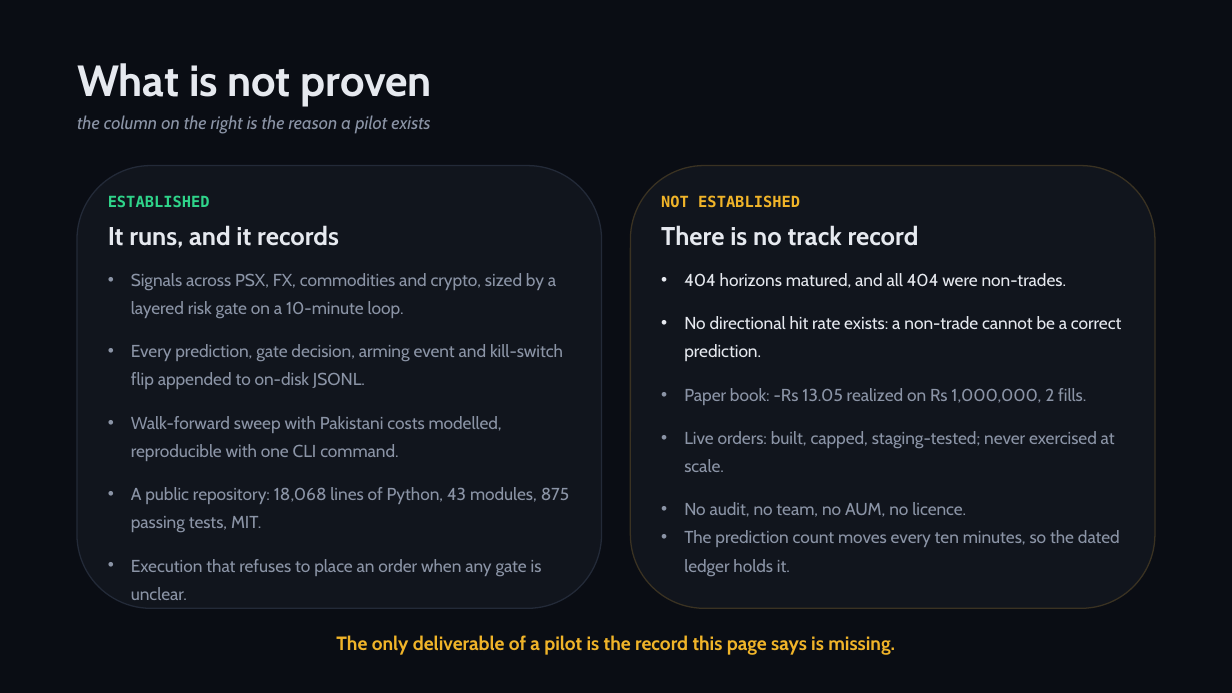
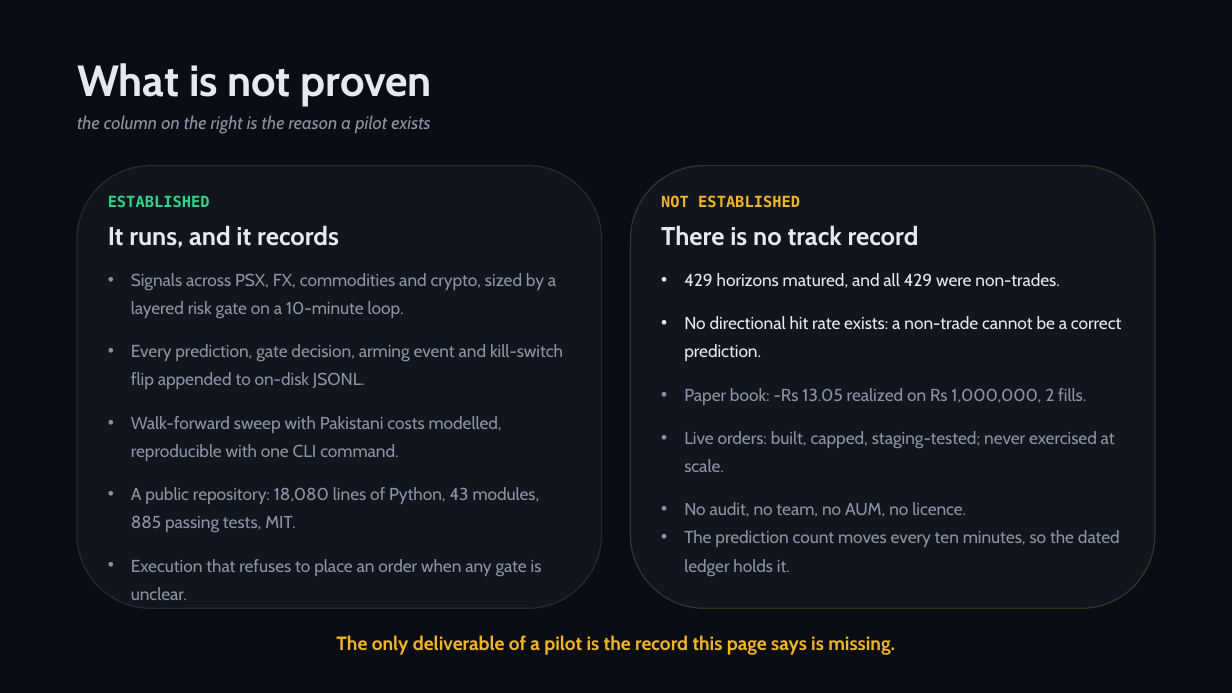
Before and after one commit to zhaider5142009-oss/kairos, a slide deck: slide 6 of docs/investors/KAIROS_Investor_Deck.pptx. Drawn at 1232x693 pixels with LibreOffice and Linux fonts; fonts in the diff are those of the drawing. Boxes give left, top, right and bottom in pixels: in the first picture for what was removed or moved away, otherwise in the second. Text is boxed around its words. In the diff, an @@ line names an element or a change of style, - is before the commit and + after.

```diff
--- a/docs/investors/KAIROS_Investor_Deck.pptx
+++ b/docs/investors/KAIROS_Investor_Deck.pptx
@@ text at (x1=684, y1=273, x2=1059, y2=288): text changed @@
-• 404 horizons matured, and all 404 were non-trades.
+• 429 horizons matured, and all 429 were non-trades.
@@ text at (x1=131, y1=487, x2=540, y2=532): text changed @@
-• A public repository: 18,068 lines of Python, 43 modules, 875 passing tests, MIT.
+• A public repository: 18,080 lines of Python, 43 modules, 885 passing tests, MIT.
```
Also in this commit, not shown: 3 other slides changed, 10 other files.
